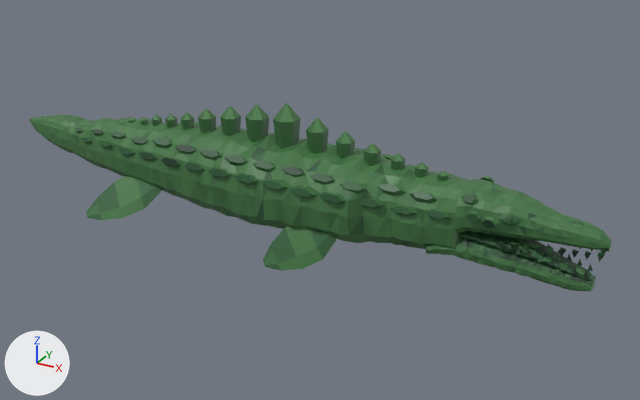
Two versions of the FBX model MEGA BITE/Art/Mosasaurus_T6/export/Mosasaurus_T6.fbx, one commit apart.
The view is the same before and after, from a 50 mm lens placed at (1.04, -6.75, 3.19), pointed at (-2.75, 0.14, -0.26). Arrows for +X, +Y and +Z are at lower left; the lights stay in place. The first picture is the older version. Vertices at exactly the same position are counted once.

Script lines for the objects in view, before the commit:
```python
me_mosasaurus_t6 = bpy.data.meshes.new('Mosasaurus_T6')
me_mosasaurus_t6.from_pydata(...)  # 3011 vertices, 4764 faces; spans x -6.4..0.0, y -0.55..0.55, z -0.72..0.37
me_mosasaurus_t6.materials.append(mat_mosasaurus_t6_mat)  # picture img_mosasaurus_t6_tex_png
me_mosasaurus_t6_crystals = bpy.data.meshes.new('Mosasaurus_T6_Crystals')
me_mosasaurus_t6_crystals.from_pydata(...)  # 210 vertices, 270 faces; spans x -4.93..-1.42, y -0.13..0.13, z 0.17..0.72
me_mosasaurus_t6_crystals.materials.append(mat_mosasaurus_t6_mat)  # picture img_mosasaurus_t6_tex_png
me_mosasaurus_t6_eyes = bpy.data.meshes.new('Mosasaurus_T6_Eyes')
me_mosasaurus_t6_eyes.from_pydata(...)  # 44 vertices, 60 faces; spans x -0.866..-0.686, y -0.252..0.252, z 0.062..0.168
me_mosasaurus_t6_eyes.materials.append(mat_mosasaurus_t6_mat)  # picture img_mosasaurus_t6_tex_png
ob_mosasaurus_t6 = bpy.data.objects.new('Mosasaurus_T6', me_mosasaurus_t6)
ob_mosasaurus_t6.location = (0.0, 0.0, 0.0)
ob_mosasaurus_t6_crystals = bpy.data.objects.new('Mosasaurus_T6_Crystals', me_mosasaurus_t6_crystals)
ob_mosasaurus_t6_crystals.location = (0.0, 0.0, 0.0)
ob_mosasaurus_t6_eyes = bpy.data.objects.new('Mosasaurus_T6_Eyes', me_mosasaurus_t6_eyes)
ob_mosasaurus_t6_eyes.location = (0.0, 0.0, 0.0)
```
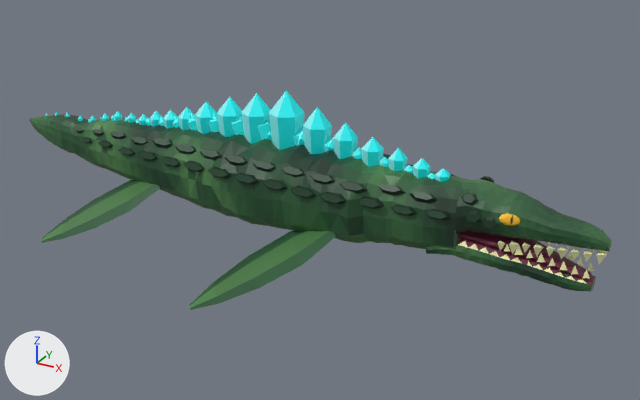
What differs and where, as boxes (x1, y1, x2, y2) in the pictures (640 x 400 px; the box of a moved part takes in the faces that stretch with it):
'Mosasaurus_T6', reshaped, surface changed (11% taller): before (29, 115, 612, 291); after (29, 115, 612, 310)
'Mosasaurus_T6_Crystals', reshaped (26% wider, 18% taller): before (129, 103, 449, 181); after (46, 90, 451, 182)
part 1 of me_mosasaurus_t6_eyes, surface changed (green to yellow): (499, 213, 520, 226) in both
part 2 of me_mosasaurus_t6_crystals, added: after (114, 111, 122, 121)
part 3 of me_mosasaurus_t6_crystals, added (mostly hidden): after (173, 116, 180, 128)
part 4 of me_mosasaurus_t6_crystals, built on: before (129, 103, 449, 181); after (127, 90, 451, 182)
part 5 of me_mosasaurus_t6, moved or reshaped: before (86, 176, 162, 220); after (42, 180, 160, 243)
part 6 of me_mosasaurus_t6, moved or reshaped: before (263, 226, 336, 271); after (190, 230, 336, 310)
part 7 of me_mosasaurus_t6, moved or reshaped: before (505, 241, 606, 278); after (504, 241, 608, 278)
part 8 of me_mosasaurus_t6, surface changed: before (42, 115, 610, 291); after (42, 115, 610, 310)

The change, as a diff of the scene's bpy script:
```diff
--- a/MEGA BITE/Art/Mosasaurus_T6/export/Mosasaurus_T6.fbx.py
+++ b/MEGA BITE/Art/Mosasaurus_T6/export/Mosasaurus_T6.fbx.py
@@ me_mosasaurus_t6_crystals @@
 # used by ob_mosasaurus_t6_crystals; location = (0.0, 0.0, 0.0)
-me_mosasaurus_t6_crystals.from_pydata(...)  # 210 vertices, 270 faces; spans x -4.93..-1.42, y -0.13..0.13, z 0.17..0.72
+me_mosasaurus_t6_crystals.from_pydata(...)  # 924 vertices, 1188 faces; spans x -6.15..-1.36, y -0.17..0.17, z 0.05..0.84
+# me_mosasaurus_t6_crystals part 2: the loose piece of 14 vertices spanning x -4.24..-4.12, y -0.07..0.07, z 0.22..0.45 is copied, and the copy is scaled about its middle by (0.629, 0.629, 0.577), then moved by (-0.9, 0.0, -0.09); it spans x -5.12..-5.05, y -0.04..0.04, z 0.18..0.32
+# me_mosasaurus_t6_crystals part 3: the loose piece of 14 vertices spanning x -4.02..-3.86, y -0.09..0.09, z 0.24..0.53 is copied, and the copy is turned -18 degrees about the y axis through its middle and scaled by 0.594, then moved by (-0.37, 0.0, -0.08); it spans x -4.36..-4.24, y -0.06..0.06, z 0.21..0.39
+# me_mosasaurus_t6_crystals part 4: 2 vertices moved within x -4.34, y -0.02..0.02, z 0.21; 193 vertices removed from x -4.93..-1.42, y -0.13..0.13, z 0.17..0.72; 487 vertices added at x -4.94..-1.36, y -0.17..0.17, z 0.17..0.84
+# other edits to the shape of me_mosasaurus_t6_crystals do not show in these pictures
 me_mosasaurus_t6_crystals.materials.append(mat_mosasaurus_t6_mat)
@@ me_mosasaurus_t6_eyes @@
 me_mosasaurus_t6_eyes.from_pydata(...)  # 44 vertices, 60 faces; spans x -0.866..-0.686, y -0.252..0.252, z 0.062..0.168
 # used by ob_mosasaurus_t6_eyes; location = (0.0, 0.0, 0.0)
+# me_mosasaurus_t6_eyes part 1: texture (UV) coordinates of 60 of 60 faces, centred in x -0.837..-0.703, y -0.249..0.249, z 0.076..0.159, changed; they spanned u 0.29..0.29, v 0.95..0.95 and now span u 0.79..0.79, v 0.85..0.85
 me_mosasaurus_t6_eyes.materials.append(mat_mosasaurus_t6_mat)
@@ me_mosasaurus_t6 @@
 # used by ob_mosasaurus_t6; location = (0.0, 0.0, 0.0)
-me_mosasaurus_t6.from_pydata(...)  # 3011 vertices, 4764 faces; spans x -6.4..0.0, y -0.55..0.55, z -0.72..0.37
+me_mosasaurus_t6.from_pydata(...)  # 3011 vertices, 4764 faces; spans x -6.4..0.0, y -1.25..1.25, z -0.93..0.37
+# me_mosasaurus_t6 part 5: the loose piece of 30 vertices spanning x -5.17..-4.34, y -0.55..-0.17, z -0.7..-0.17 is multiplied about its middle by the matrix ((1.363, 0.179, -0.152), (0.107, 1.048, 0.743), (0.414, -0.38, 0.976)), then moved by (-0.12, -0.18, -0.09)
+# me_mosasaurus_t6 part 6: the loose piece of 30 vertices spanning x -3.0..-2.29, y -0.55..-0.3, z -0.72..-0.18 is multiplied about its middle by the matrix ((1.583, 0.302, -0.097), (0.257, 0.917, 1.241), (0.65, -0.583, 0.875)), then moved by (-0.17, -0.29, -0.11)
+# me_mosasaurus_t6 part 7: 96 of 3011 vertices moved; they spanned x -0.81..-0.02, y -0.2..0.2, z -0.32..-0.09 and now span x -0.82..-0.01, y -0.21..0.21, z -0.32..-0.09; mean shift (0.0, 0.0, 0.0); largest move (-0.75, 0.16, -0.19) -> (-0.75, 0.16, -0.22)
+# me_mosasaurus_t6 part 8: texture (UV) coordinates of 4742 of 4764 faces, centred in x -6.38..0.0, y -0.54..0.54, z -0.7..0.35, changed; they spanned u 0.01..0.99, v 0.95..0.99 and now span u 0.01..0.99, v 0.85..0.99
+# other edits to the shape of me_mosasaurus_t6 do not show in these pictures
 me_mosasaurus_t6.materials.append(mat_mosasaurus_t6_mat)
```
